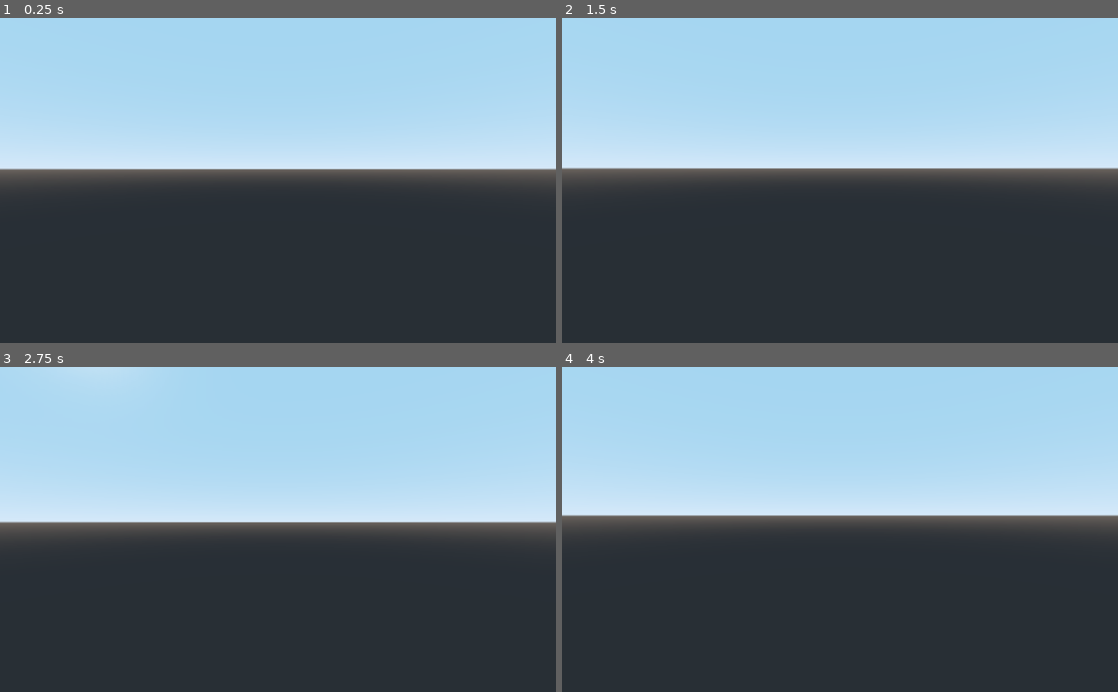
Above: before the commit, frames 1-4 (two rows, left to right).
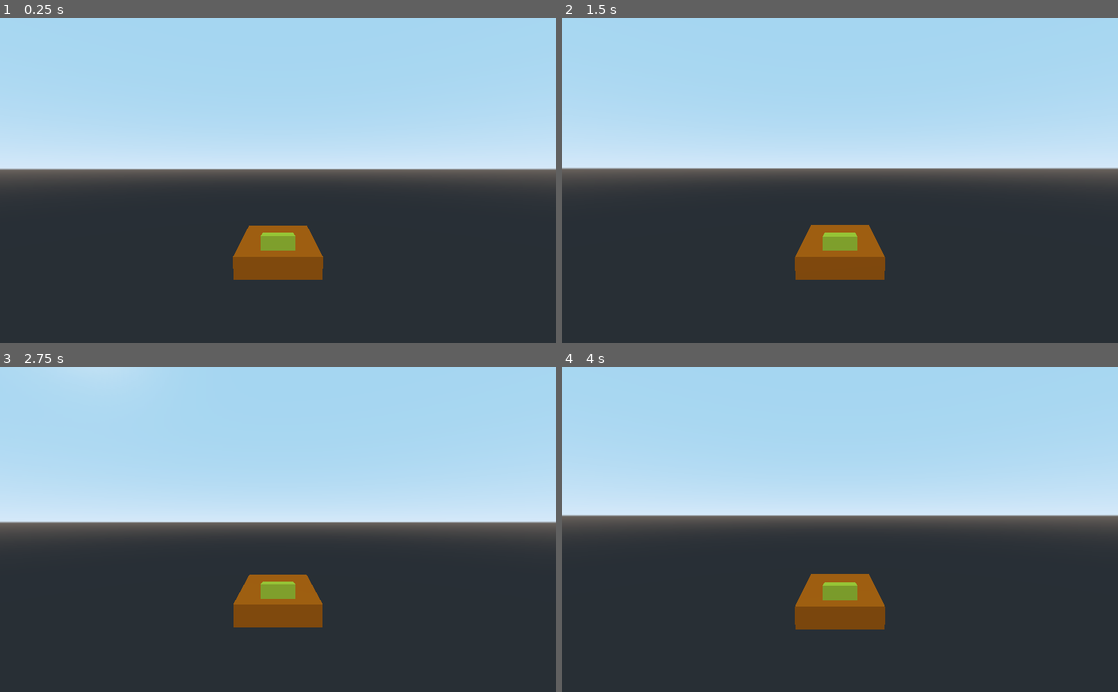
Above: after the commit, the same moments.

Repository: LangII/ProjectDrift
Game: Godot game, scene res://Scenes/VehicleBodies/TestBody01.tscn
Same seed, same stepped clock (60 frames per second), same inputs: the game is played once before the commit and once after it. The project has no main scene, so this scene is started directly.
Inputs (mouse positions are in pixels of both pictures, inside the frame that each line leads up to):
- Up to frame 1 (0.25 s): no input
- Up to frame 2 (1.5 s): tap Enter at 0.5 s; move the mouse to (867, 180) at 0.52 s; hold Up (ui_up) from 0.53 s (still down); move the mouse to (812, 180) at 1.27 s
- Up to frame 3 (2.75 s): keep holding Up (ui_up); tap Space at 2 s; move the mouse to (289, 523) at 2.02 s
- Up to frame 4 (4 s): keep holding Up (ui_up); move the mouse to (834, 536) at 2.77 s; tap Enter at 3.5 s; move the mouse to (878, 532) at 3.52 s

The runs differ from the first frame. In frame 1, 2.4% of the frame differs, in the area x 41-59%, y 63-81%; in frame 2, 2.4%; in frame 3, 2.3%; in frame 4, 2.5%.

Commit message:
now has logic for accepting various engines

Diff:
--- a/Scenes/Arenas/TestArena01.tscn
+++ b/Scenes/Arenas/TestArena01.tscn
@@ -53,10 +53,8 @@
 transform = Transform( 1, 0, 0, 0, 1, 0, 0, 0, 1, 0, 4.64916, 7.5293 )
 
 [node name="ArenaBounds" type="Spatial" parent="."]
-editor/display_folded = true
 
 [node name="ArenaFloor" type="StaticBody" parent="ArenaBounds"]
-editor/display_folded = true
 transform = Transform( 1, 0, 0, 0, 1, 0, 0, 0, 1, 0, -1, 0 )
 
 [node name="MeshInstance" type="MeshInstance" parent="ArenaBounds/ArenaFloor"]
--- a/Scenes/Models/VehicleParts/Engines/TestEngines01.tscn
+++ b/Scenes/Models/VehicleParts/Engines/TestEngines01.tscn
@@ -7,7 +7,7 @@
 material = SubResource( 1 )
 
 [node name="MeshInstance" type="Spatial"]
-transform = Transform( 1, 0, 0, 0, 1, 0, 0, 0, 1, 0, 1.1, 0 )
+transform = Transform( 1, 0, 0, 0, 1, 0, 0, 0, 1, 0, 0.8, 0 )
 
 [node name="MeshInstance2" type="MeshInstance" parent="."]
 transform = Transform( 0.393923, 0.017101, -0.0120615, -0.0694593, 0.0969846, -0.068404, 0, 0.0173648, 0.393923, -1.25, -0.25, -0.95 )
--- a/Scenes/Testing/Vehicle.tscn
+++ b/Scenes/Testing/Vehicle.tscn
@@ -1,6 +1,7 @@
 [gd_scene load_steps=8 format=2]
 
-[ext_resource path="res://Scripts/Vehicle.gd" type="Script" id=1]
+[ext_resource path="res://Scripts/TestVehicle01.gd" type="Script" id=1]
+
 
 [sub_resource type="PhysicsMaterial" id=1]
 friction = 0.0
--- a/Scenes/Testing/test_body_01.tscn
+++ /dev/null
@@ -1,111 +0,0 @@
-[gd_scene load_steps=8 format=2]
-
-[ext_resource path="res://Scripts/Vehicle.gd" type="Script" id=1]
-
-[sub_resource type="PhysicsMaterial" id=1]
-friction = 0.0
-
-[sub_resource type="BoxShape" id=2]
-extents = Vector3( 0.477039, 0.5, 1.16331 )
-
-[sub_resource type="SpatialMaterial" id=3]
-albedo_color = Color( 0.972549, 0.447059, 0.0627451, 1 )
-
-[sub_resource type="CubeMesh" id=4]
-material = SubResource( 3 )
-size = Vector3( 2.75, 0.5, 1.9 )
-
-[sub_resource type="SpatialMaterial" id=5]
-albedo_color = Color( 0.945098, 0.968627, 0.227451, 1 )
-
-[sub_resource type="CubeMesh" id=6]
-material = SubResource( 5 )
-
-[node name="Vehicle" type="VehicleBody"]
-transform = Transform( 1, 0, 0, 0, 1, 0, 0, 0, 1, 0, 0.3, 0 )
-mass = 1.0
-physics_material_override = SubResource( 1 )
-script = ExtResource( 1 )
-
-[node name="wheelFL" type="VehicleWheel" parent="."]
-transform = Transform( -0.707107, 0, 0.707107, 0, 1, 0, -0.707107, 0, -0.707107, 1.4, 0.3, -1 )
-wheel_roll_influence = 1.0
-wheel_rest_length = 0.2
-wheel_friction_slip = 1.5
-suspension_stiffness = 20.0
-
-[node name="wheelFR" type="VehicleWheel" parent="."]
-transform = Transform( 0.707107, 0, 0.707107, 0, 1, 0, -0.707107, 0, 0.707107, 1.4, 0.3, 1 )
-wheel_roll_influence = 1.0
-wheel_rest_length = 0.2
-wheel_friction_slip = 1.5
-suspension_stiffness = 20.0
-
-[node name="wheelBL" type="VehicleWheel" parent="."]
-transform = Transform( -0.707107, 0, -0.707107, 0, 1, 0, 0.707107, 0, -0.707107, -1.4, 0.3, -1 )
-wheel_roll_influence = 1.0
-wheel_rest_length = 0.2
-wheel_friction_slip = 1.5
-suspension_stiffness = 20.0
-
-[node name="wheelBR" type="VehicleWheel" parent="."]
-transform = Transform( 0.707107, 0, -0.707107, 0, 1, 0, 0.707107, 0, 0.707107, -1.4, 0.3, 1 )
-wheel_roll_influence = 1.0
-wheel_rest_length = 0.2
-wheel_friction_slip = 1.5
-suspension_stiffness = 20.0
-
-[node name="CollisionShape" type="CollisionShape" parent="."]
-transform = Transform( -1.31134e-007, 0, 1.5, 0, 1.2, 0, -3, 0, -6.55671e-008, 0, 1, 0 )
-shape = SubResource( 2 )
-
-[node name="MeshInstance" type="MeshInstance" parent="."]
-editor/display_folded = true
-transform = Transform( 1, 0, 0, 0, 1, 0, 0, 0, 1, 0, 0.79892, 0 )
-mesh = SubResource( 4 )
-material/0 = null
-
-[node name="MeshInstance1" type="MeshInstance" parent="MeshInstance"]
-transform = Transform( 0.393923, 0.0347296, 0, -0.0694593, 0.196962, 0, 0, 0, 0.4, -0.6, 0.3, 0 )
-mesh = SubResource( 6 )
-material/0 = null
-
-[node name="MeshInstance2" type="MeshInstance" parent="MeshInstance"]
-transform = Transform( 0.393923, 0.017101, -0.0120615, -0.0694593, 0.0969846, -0.068404, 0, 0.0173648, 0.393923, -1.25, -0.25, -0.95 )
-mesh = SubResource( 6 )
-material/0 = null
-
-[node name="MeshInstance3" type="MeshInstance" parent="MeshInstance"]
-transform = Transform( 0.393923, -0.017101, 0.0120615, 0.0694593, 0.0969846, -0.068404, 0, 0.0173648, 0.393923, 1.25, -0.25, -0.95 )
-mesh = SubResource( 6 )
-material/0 = null
-
-[node name="MeshInstance4" type="MeshInstance" parent="MeshInstance"]
-transform = Transform( 0.393923, -0.017101, -0.0120615, 0.0694593, 0.0969846, 0.068404, 0, -0.0173648, 0.393923, 1.25, -0.25, 0.95 )
-mesh = SubResource( 6 )
-material/0 = null
-
-[node name="MeshInstance5" type="MeshInstance" parent="MeshInstance"]
-transform = Transform( 0.393923, 0.017101, 0.0120615, -0.0694593, 0.0969846, 0.068404, 0, -0.0173648, 0.393923, -1.25, -0.25, 0.95 )
-mesh = SubResource( 6 )
-material/0 = null
-
-[node name="Pivot" type="Spatial" parent="."]
-transform = Transform( 1, 0, 0, 0, 1, 0, 0, 0, 1, -3.37604e-009, 0, 7.45058e-009 )
-
-[node name="Camera" type="Camera" parent="Pivot"]
-transform = Transform( -4.37114e-008, 0.0488498, -0.998806, 0, 0.998806, 0.0488498, 1, 2.13529e-009, -4.36592e-008, -6.2, 2.9, 0 )
-current = true
-far = 200.0
-
-[node name="Scope" type="RayCast" parent="Pivot/Camera"]
-transform = Transform( 1, 5.77316e-015, -9.23706e-014, 0, 1, -9.32254e-017, 0, -9.32255e-017, 1, 9.37916e-013, 2.14577e-006, -11.6054 )
-enabled = true
-cast_to = Vector3( 0, 0, -100 )
-collide_with_areas = true
-
-[node name="LookDefault" type="Position3D" parent="Pivot/Camera/Scope"]
-transform = Transform( 1, 0, 0, 0, 1, 0, 0, 0, 1, 0, 0, -100 )
-
-[node name="SpawnBolt" type="Position3D" parent="."]
-transform = Transform( 1, 0, 0, 0, 1, 0, 0, 0, 1, 3.1, 1.79892, 0 )
--- a/Scenes/VehicleBodies/TestBody01.tscn
+++ b/Scenes/VehicleBodies/TestBody01.tscn
@@ -1,12 +1,26 @@
-[gd_scene load_steps=4 format=2]
+[gd_scene load_steps=8 format=2]
 
-[ext_resource path="res://Scripts/Vehicle.gd" type="Script" id=1]
+[ext_resource path="res://Scripts/TestVehicle01.gd" type="Script" id=1]
+
 
 [sub_resource type="PhysicsMaterial" id=1]
 friction = 0.0
 
 [sub_resource type="BoxShape" id=2]
 extents = Vector3( 0.477039, 0.5, 1.16331 )
+
+[sub_resource type="SpatialMaterial" id=3]
+albedo_color = Color( 0.972549, 0.447059, 0.0627451, 1 )
+
+[sub_resource type="CubeMesh" id=4]
+material = SubResource( 3 )
+size = Vector3( 2.75, 0.5, 1.9 )
+
+[sub_resource type="SpatialMaterial" id=5]
+albedo_color = Color( 0.945098, 0.968627, 0.227451, 1 )
+
+[sub_resource type="CubeMesh" id=6]
+material = SubResource( 5 )
 
 [node name="Vehicle" type="VehicleBody"]
 transform = Transform( 1, 0, 0, 0, 1, 0, 0, 0, 1, 0, 0.3, 0 )
@@ -46,6 +60,16 @@
 transform = Transform( -1.31134e-007, 0, 1.5, 0, 1.2, 0, -3, 0, -6.55671e-008, 0, 1, 0 )
 shape = SubResource( 2 )
 
+[node name="MeshInstance" type="MeshInstance" parent="."]
+transform = Transform( 1, 0, 0, 0, 1, 0, 0, 0, 1, 0, 0.79892, 0 )
+mesh = SubResource( 4 )
+material/0 = null
+
+[node name="MeshInstance1" type="MeshInstance" parent="MeshInstance"]
+transform = Transform( 0.393923, 0.0347296, 0, -0.0694593, 0.196962, 0, 0, 0, 0.4, -0.6, 0.3, 0 )
+mesh = SubResource( 6 )
+material/0 = null
+
 [node name="Pivot" type="Spatial" parent="."]
 transform = Transform( 1, 0, 0, 0, 1, 0, 0, 0, 1, -3.37604e-009, 0, 7.45058e-009 )
 
--- a/Scripts/Controls.gd
+++ b/Scripts/Controls.gd
@@ -4,7 +4,11 @@
 
 
 var gameplay = {
-    'arena': 'TestArena01'
+    'arena': 'TestArena01',
+    'vehicle': {
+        'body': 'TestBody01',
+        'engines': 'TestEngines01'
+    }
 }
 
 var vehicle = {
@@ -16,3 +20,12 @@
     'mouse_sensitivity': 0.002,
     'mouse_vert_damp': 0.80 # (perc)
 }
+
+var engines = {
+    'TestEngines01': {
+        'thrust': 0.8
+    }
+    # 'TestEngines02': {
+    #     'thrust': 0.7
+    # }
+}
--- a/Scripts/Gameplay.gd
+++ b/Scripts/Gameplay.gd
@@ -3,29 +3,33 @@
 
 onready var controls = get_node('/root/Controls')
 
-onready var vehicle = preload('res://Scenes/VehicleBodies/TestBody01.tscn')
+onready var arena_tag = controls.gameplay['arena']
+onready var arena = load('res://Scenes/Arenas/' + arena_tag + '.tscn')
+
+onready var body_tag = controls.gameplay['vehicle']['body']
+onready var body = load('res://Scenes/VehicleBodies/' + body_tag + '.tscn')
+
+onready var engines_tag = controls.gameplay['vehicle']['engines']
+onready var engines = load('res://Scenes/Models/VehicleParts/Engines/' + engines_tag + '.tscn')
+
 onready var pause = preload('res://Scenes/Menus/Pause.tscn')
-
-onready var arena_tag = controls.gameplay['arena']
-
-onready var arena = load('res://Scenes/Arenas/' + arena_tag + '.tscn')
 
 
 
 func _ready():
 
-    # print_tree_pretty()
-
+    # Instance 'arena' as child of 'Gameplay'.
     add_child(arena.instance())
-
     var arena_node = get_node('/root/Gameplay/' + arena_tag)
 
-    # Instance 'vehicle' into scene tree and spawn at pos of 'SpawnVehicle'.
+    # Instance 'vehicle' as child of 'Gameplay' at pos of 'SpawnVehicle'.
     var spawn_vehicle = get_node('/root/Gameplay/' + arena_tag + '/SpawnVehicle')
-    var v = vehicle.instance()
-    v.translate(spawn_vehicle.translation)
-    add_child(v)
+    var b = body.instance()
+    b.translate(spawn_vehicle.translation)
+    add_child(b)
+
+    # Instance 'engines' as child of 'vehicle'.
+    var vehicle_body_node = get_node('/root/Gameplay/Vehicle')
+    vehicle_body_node.add_child(engines.instance())
 
     add_child(pause.instance())
-
-    # print_tree_pretty()
--- a/Scripts/Main.gd
+++ b/Scripts/Main.gd
@@ -1,3 +1,17 @@
+
+"""
+
+TURNOVER NOTES:
+
+'Controls.gd' now controls selection of vehicle engines as well.  Settings from 'controls.engines'
+also control the statistics of that designated part.  The key for each engine will be the name of
+the model associated with that part.
+
+Next step is to make a 2nd test engine with alternative model and statistics.
+
+Then, after that, I need to introduce other parts (generator, blaster, shield, launcher, etc).
+
+"""
 
 extends Node
 
--- a/Scripts/Vehicle.gd
+++ b/Scripts/TestVehicle01.gd
@@ -18,6 +18,9 @@
 onready var SPIN_DAMP =         controls.vehicle['spin_damp']
 onready var MOUSE_SENSITIVITY = controls.vehicle['mouse_sensitivity']
 onready var MOUSE_VERT_DAMP =   controls.vehicle['mouse_vert_damp']
+
+onready var engines_tag = controls.gameplay['vehicle']['engines']
+
 
 
 
@@ -75,6 +78,8 @@
     set_linear_damp(THRUST_DAMP)
     set_angular_damp(SPIN_DAMP)
 
+    THRUST = controls.engines[engines_tag]['thrust']
+
 
 
 func _unhandled_input(event):
